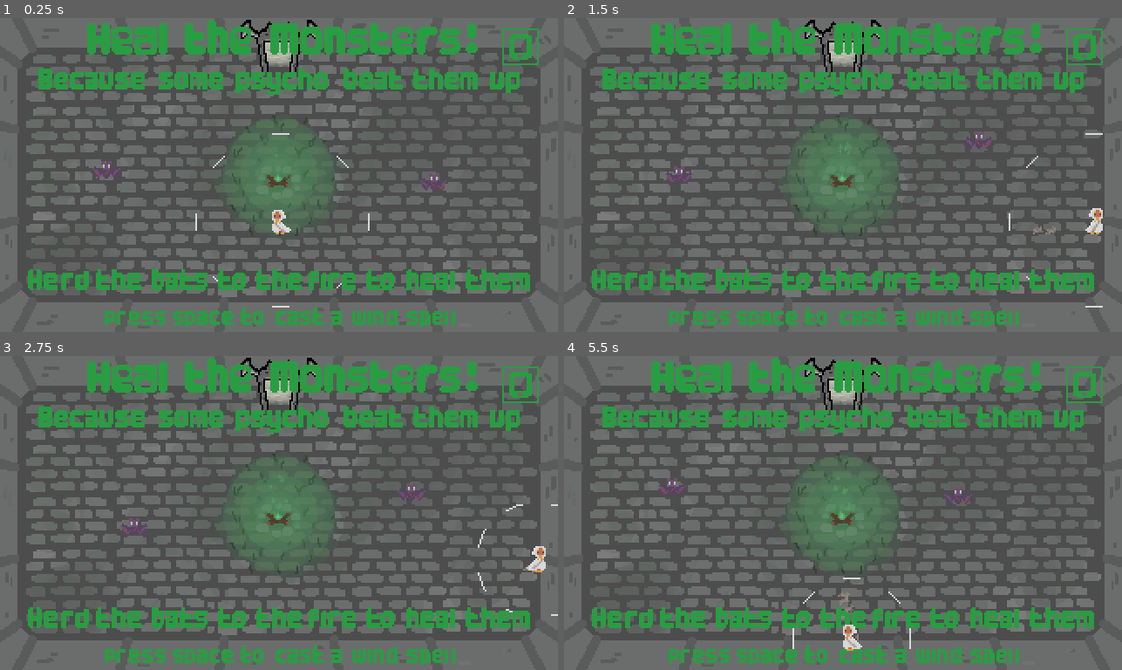
Above: before the commit, frames 1-4 (two rows, left to right).
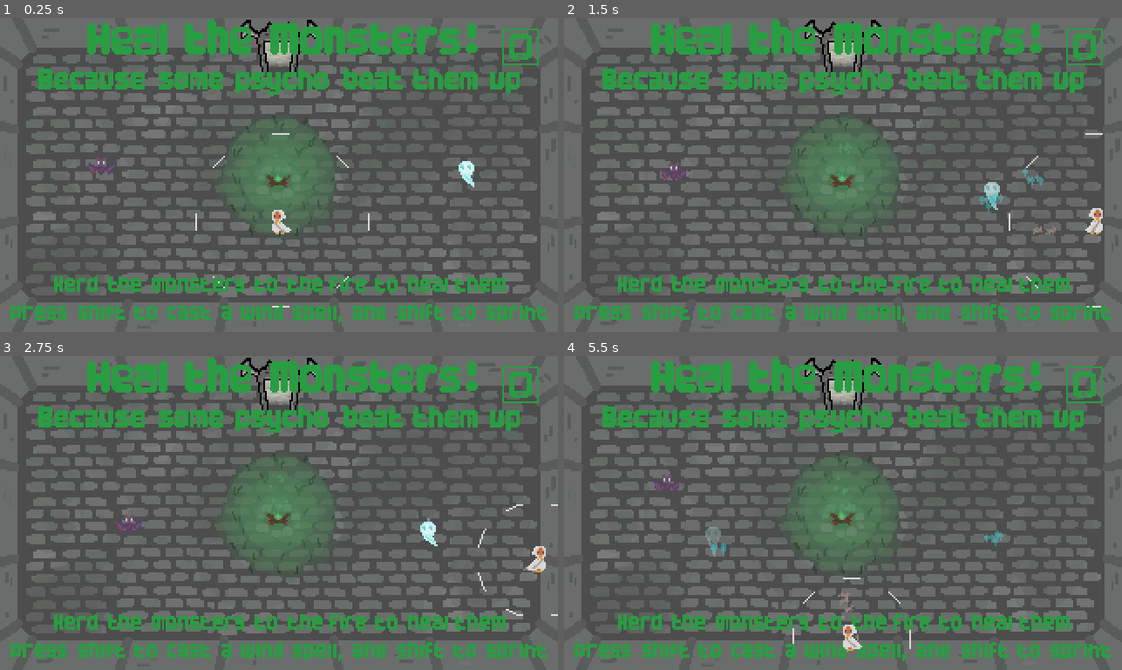
Above: after the commit, the same moments.

Repository: Tymek-Gorak/Heal-the-Monsters----GMTK2023
Game: Godot game, scene res://aasdasdasd.tscn
Two runs of this game, one before a commit and one after it. Both use one fixed random seed, a clock stepped at 60 frames per second and the inputs below. The engine's default icon, where the game draws it, is replaced by a stand-in: a white triangle on a blue panel in a dark square.
Inputs (mouse positions are in pixels of both pictures, inside the frame that each line leads up to):
- Up to frame 1 (0.25 s): no input
- Up to frame 2 (1.5 s): move the mouse to (965, 159) at 0.52 s; hold D (right) 0.53-1.25 s; hold Shift (sneak) 0.53-1.25 s; click (965, 159) at 0.67 s; drag from (731, 190) to (843, 175) at 1.27 s
- Up to frame 3 (2.75 s): move the mouse to (334, 443) at 2.02 s; hold D (right) from 2.03 s (still down); hold Shift (sneak) from 2.03 s (still down); tap Space (wind_spell) at 2.1 s
- Up to frame 4 (5.5 s): release D (right) at 2.75 s; release Shift (sneak) at 2.75 s; drag from (815, 575) to (675, 465) at 2.77 s; move the mouse to (1010, 560) at 3.52 s; hold A (left) 3.53-4.25 s; hold Shift (sneak) 3.53-4.25 s; drag from (675, 465) to (759, 434) at 4.27 s; move the mouse to (870, 513) at 5.02 s; hold S (down) from 5.03 s (still down); hold Shift (sneak) from 5.03 s (still down); click (870, 513) at 5.17 s

The runs differ from the first frame. In frame 1, 6.2% of the frame differs, in the area x 1-99%, y 44-99%; in frame 2, 6.4%, in the area x 1-99%, y 36-99%; in frame 3, 6.2%; in frame 4, 6.3%.

Commit message:
post jam update

Diff:
--- a/GMTK2023/Campfire.gd
+++ b/GMTK2023/Campfire.gd
@@ -42,10 +42,11 @@
 		if enemy_spawn_min_time > 1: enemy_spawn_min_time -= .2
 		elif enemy_spawn_min_time > .5: enemy_spawn_min_time -= .025
 
-		if enemy_spawn_max_time > 2: enemy_spawn_max_time -= .3
-		elif enemy_spawn_max_time > 1.2: enemy_spawn_max_time -= .025
+		if enemy_spawn_max_time > 2: enemy_spawn_max_time -= .5
+		elif enemy_spawn_max_time > 1.2: enemy_spawn_max_time -= .015
 
-		if bonus_time_earning > 1.5: bonus_time_earning -= .1
+		if bonus_time_earning > 2: bonus_time_earning -= .1
+		elif bonus_time_earning > 1.6: bonus_time_earning -= .0075
 
 		if game_time_left.wait_time > 0.5: game_time_left.wait_time -= 0.025
 		spawn_enemy_timer.start()
@@ -121,14 +122,25 @@
 func _on_campfire_zone_body_entered(body):
 	if body.is_healed == false:
 		points += 1
-		if points == 2:
-			is_ticking = true
-			get_parent().start_game()
-			lobby_music_sound.stop()
-			battle_music_sound.play()
 		heal_sound.play()
 		Global.time_left_sec += bonus_time_earning
 		body.healed()
+
+		if points == 2:
+			get_parent().start_game()
+			get_parent().spawn_enemy(1)
+			get_parent().spawn_enemy(3)
+			bonus_time_earning = 10
+		if points == 4:
+			get_parent().spawn_enemy(2)
+			get_parent().spawn_enemy(2)
+
+		if points == 6:
+			bonus_time_earning = 5
+			get_parent().spawn_random_enemies = true
+			is_ticking = true
+			lobby_music_sound.stop()
+			battle_music_sound.play()
 
 
 func _on_game_time_left_timeout():
--- a/GMTK2023/Global.gd
+++ b/GMTK2023/Global.gd
@@ -5,7 +5,7 @@
 var is_game_lost = false
 var is_on_mobile = false
 
-
+var player_instance
 
 func _process(delta):
 	if is_game_lost == false:
--- a/GMTK2023/aasdasdasd.gd
+++ b/GMTK2023/aasdasdasd.gd
@@ -6,6 +6,7 @@
 @onready var slime_charge_sound = $SlimeChargeSound
 @onready var restart = $GameOverScreen/Restart
 
+var spawn_random_enemies = false
 var enemies_on_screen = 2
 
 # Called when the node enters the scene tree for the first time.
@@ -13,7 +14,7 @@
 
 # Called every frame. 'delta' is the elapsed time since the previous frame.
 func _process(delta):
-	if enemies_on_screen == 0:
+	if enemies_on_screen == 0 and spawn_random_enemies:
 		spawn_enemy()
 
 	restart.visible = Global.is_on_mobile
@@ -23,15 +24,15 @@
 	for node in flip_visibility_on_start_nodes:
 
 		node.visible = !node.visible
-
-func spawn_enemy():
-	var new_enemy = enemy_pool.pick_random().instantiate()
+## 1-bat 2-ghost 3-slime 4-snake
+func spawn_enemy(enemy_type = randi_range(0, enemy_pool.size() -1)):
+	var new_enemy = enemy_pool[enemy_type].instantiate()
 
 	var spawn_location = Vector2(randf_range(-125, 125), randf_range(-55, 55))
-	while abs(spawn_location.x) < 42 and abs(spawn_location.y) < 42:
+	while abs(spawn_location.x) < 45 and abs(spawn_location.y) < 42:
 		spawn_location = Vector2(randf_range(-125, 125), randf_range(-55, 55))
 	new_enemy.position = spawn_location
-	add_child(new_enemy)
+	call_deferred("add_child", new_enemy)
 	enemies_on_screen += 1
 
 func slime_angy_sound_invoke():
--- a/GMTK2023/aasdasdasd.tscn
+++ b/GMTK2023/aasdasdasd.tscn
@@ -15,6 +15,7 @@
 [ext_resource type="Texture2D" uid="uid://ct6b28qvumapv" path="res://Menuscreen.png" id="12_a612q"]
 [ext_resource type="PackedScene" uid="uid://dwqgl6ed03jyb" path="res://mobile_controls.tscn" id="14_7bw3t"]
 [ext_resource type="PackedScene" uid="uid://dhbmxjoq6yihf" path="res://touch_screen_button.tscn" id="15_hme7x"]
+[ext_resource type="PackedScene" uid="uid://b0p6jp8e85i6k" path="res://ghost.tscn" id="16_qjt5d"]
 
 [node name="aasdasdasd" type="Node2D"]
 script = ExtResource("1_ehy7c")
@@ -133,12 +134,6 @@
 [node name="Menuscreen" type="Sprite2D" parent="."]
 texture = ExtResource("12_a612q")
 
-[node name="Bat" parent="." instance=ExtResource("5_jrmwn")]
-position = Vector2(-100, 5)
-
-[node name="Bat2" parent="." instance=ExtResource("5_jrmwn")]
-position = Vector2(96, 4)
-
 [node name="GameOverScreen" parent="." node_paths=PackedStringArray("campfire") instance=ExtResource("11_vptw2")]
 visible = false
 campfire = NodePath("../Campfire")
@@ -149,6 +144,12 @@
 
 [node name="MobileControls" parent="." instance=ExtResource("14_7bw3t")]
 
+[node name="Ghost" parent="." instance=ExtResource("16_qjt5d")]
+position = Vector2(108, 0)
+
+[node name="Bat" parent="." instance=ExtResource("5_jrmwn")]
+position = Vector2(-103, 3)
+
 [connection signal="run_mobile" from="MobileControls" to="Player" method="_on_mobile_controls_run_mobile"]
 [connection signal="spell_mobile" from="MobileControls" to="Player" method="_on_mobile_controls_spell_mobile"]
 [connection signal="use_move_vector" from="MobileControls" to="Player" method="_on_mobile_controls_use_move_vector"]
--- a/GMTK2023/enemy_base.gd
+++ b/GMTK2023/enemy_base.gd
@@ -30,8 +30,8 @@
 			move_vector = pick_wander_spot(delta)
 			unique_wander(move_vector)
 
-	if move_and_slide():
-		unique_collision()
+		if move_and_slide():
+			unique_collision()
 
 func pick_wander_spot(delta):
 	if wander_timer.is_stopped():
@@ -51,6 +51,7 @@
 	if move_toward(position.x, wander_spot.x, SPEED * delta) == position.x and move_toward(position.y, wander_spot.y, SPEED * delta) == position.y:
 		animated_sprite_2d.play("idle")
 	else:
+
 		animated_sprite_2d.play("walk")
 	return Vector2(move_toward_x, move_toward_y)
 
--- a/GMTK2023/ghost.gd
+++ b/GMTK2023/ghost.gd
@@ -22,7 +22,7 @@
 func teleport():
 	var teleport_location = Vector2(randf_range(-teleport_range.x, teleport_range.x), randf_range(-teleport_range.y, teleport_range.y))
 	if is_healed == false:
-		while abs(teleport_location.x) < 39 and abs(teleport_location.y) < 39:
+		while abs(teleport_location.x) < 45 and abs(teleport_location.y) < 42:
 			teleport_location = Vector2(randf_range(-teleport_range.x, teleport_range.x), randf_range(-teleport_range.y, teleport_range.y))
 	if randi_range(1, 24) == 1: moan_sound.play()
 	position = teleport_location
--- a/GMTK2023/player.gd
+++ b/GMTK2023/player.gd
@@ -15,6 +15,9 @@
 @onready var wind_s_pell_particles = $WindSPellParticles
 
 var is_casting_spell = false
+
+func _ready():
+	Global.player_instance = self
 
 func _physics_process(delta):
 	var directionx = Input.get_axis("left", "right")
@@ -61,7 +64,6 @@
 		velocity.y = move_toward(velocity.y, 0, SPEED * delta)
 
 func handle_sneaking(is_sneaking):
-	print(is_sneaking)
 	if is_sneaking:
 		noise_area_collision_shape.shape.radius = 40
 		MAX_SPEED_X = 200
--- a/GMTK2023/project.godot
+++ b/GMTK2023/project.godot
@@ -19,6 +19,14 @@
 [autoload]
 
 Global="*res://Global.gd"
+
+[debug]
+
+gdscript/warnings/unused_variable=0
+gdscript/warnings/unused_local_constant=0
+gdscript/warnings/unused_private_class_variable=0
+gdscript/warnings/unused_parameter=0
+gdscript/warnings/unused_signal=0
 
 [display]
 
--- a/GMTK2023/slime.gd
+++ b/GMTK2023/slime.gd
@@ -13,6 +13,7 @@
 	unique_wander(move_vector2)
 
 func dash():
+	if player_saved == null: player_saved = Global.player_instance
 	var direction_to_player = self.position.direction_to(player_saved.position)
 	velocity = direction_to_player * SPEED * 20
 	await get_tree().create_timer(.2).timeout
@@ -24,6 +25,7 @@
 	if randi_range(1, 120) == 10: collision_sound.play()
 	cpu_particles_2d.emitting = false
 	velocity = Vector2.ZERO
+	if is_healed == false: starting_position = position
 
 func campfire_angy_sound():
 	get_parent().slime_angy_sound_invoke()
@@ -36,6 +38,6 @@
 #	set_collision_mask_value(1, false)
 
 func _on_anger_detector_body_entered(body):
-	if not_moving == false:
+	if not_moving == false and is_healed == false:
 		not_moving = true
 		dash_animation.play("angy")
--- a/GMTK2023/slime.tscn
+++ b/GMTK2023/slime.tscn
@@ -274,7 +274,7 @@
 length = 1.2
 tracks/0/type = "value"
 tracks/0/imported = false
-tracks/0/enabled = true
+tracks/0/enabled = false
 tracks/0/path = NodePath("AnimatedSprite2D:animation")
 tracks/0/interp = 1
 tracks/0/loop_wrap = true
@@ -286,7 +286,7 @@
 }
 tracks/1/type = "value"
 tracks/1/imported = false
-tracks/1/enabled = true
+tracks/1/enabled = false
 tracks/1/path = NodePath("AnimatedSprite2D:frame")
 tracks/1/interp = 1
 tracks/1/loop_wrap = true
@@ -318,7 +318,7 @@
 }
 tracks/3/type = "value"
 tracks/3/imported = false
-tracks/3/enabled = true
+tracks/3/enabled = false
 tracks/3/path = NodePath("AnimatedSprite2DHealed:animation")
 tracks/3/interp = 1
 tracks/3/loop_wrap = true
@@ -330,7 +330,7 @@
 }
 tracks/4/type = "value"
 tracks/4/imported = false
-tracks/4/enabled = true
+tracks/4/enabled = false
 tracks/4/path = NodePath("AnimatedSprite2DHealed:frame")
 tracks/4/interp = 1
 tracks/4/loop_wrap = true
@@ -351,6 +351,40 @@
 "transitions": PackedFloat32Array(1),
 "update": 1,
 "values": [true]
+}
+tracks/6/type = "method"
+tracks/6/imported = false
+tracks/6/enabled = true
+tracks/6/path = NodePath("AnimatedSprite2D")
+tracks/6/interp = 1
+tracks/6/loop_wrap = true
+tracks/6/keys = {
+"times": PackedFloat32Array(0, 1.2),
+"transitions": PackedFloat32Array(1, 1),
+"values": [{
+"args": [&"angy"],
+"method": &"play"
+}, {
+"args": [&"angy"],
+"method": &"play"
+}]
+}
+tracks/7/type = "method"
+tracks/7/imported = false
+tracks/7/enabled = true
+tracks/7/path = NodePath("AnimatedSprite2DHealed")
+tracks/7/interp = 1
+tracks/7/loop_wrap = true
+tracks/7/keys = {
+"times": PackedFloat32Array(0, 1.2),
+"transitions": PackedFloat32Array(1, 1),
+"values": [{
+"args": [&"angy"],
+"method": &"play"
+}, {
+"args": [&"angy"],
+"method": &"play"
+}]
 }
 
 [sub_resource type="AnimationLibrary" id="AnimationLibrary_ke88j"]
@@ -387,9 +421,6 @@
 sprite_frames = SubResource("SpriteFrames_ni0g5")
 animation = &"angy"
 
-[node name="CollisionShape2D" parent="." index="3"]
-visible = false
-
 [node name="AngerDetector" type="Area2D" parent="." index="5"]
 visible = false
 collision_layer = 0
Binary file changed: GMTK2023/Menuscreen.png
Not shown: 1 places in GMTK2023/aasdasdasd.tscn that only renumber resources
Not shown, changed: GMTK2023/export_presets.cfg
